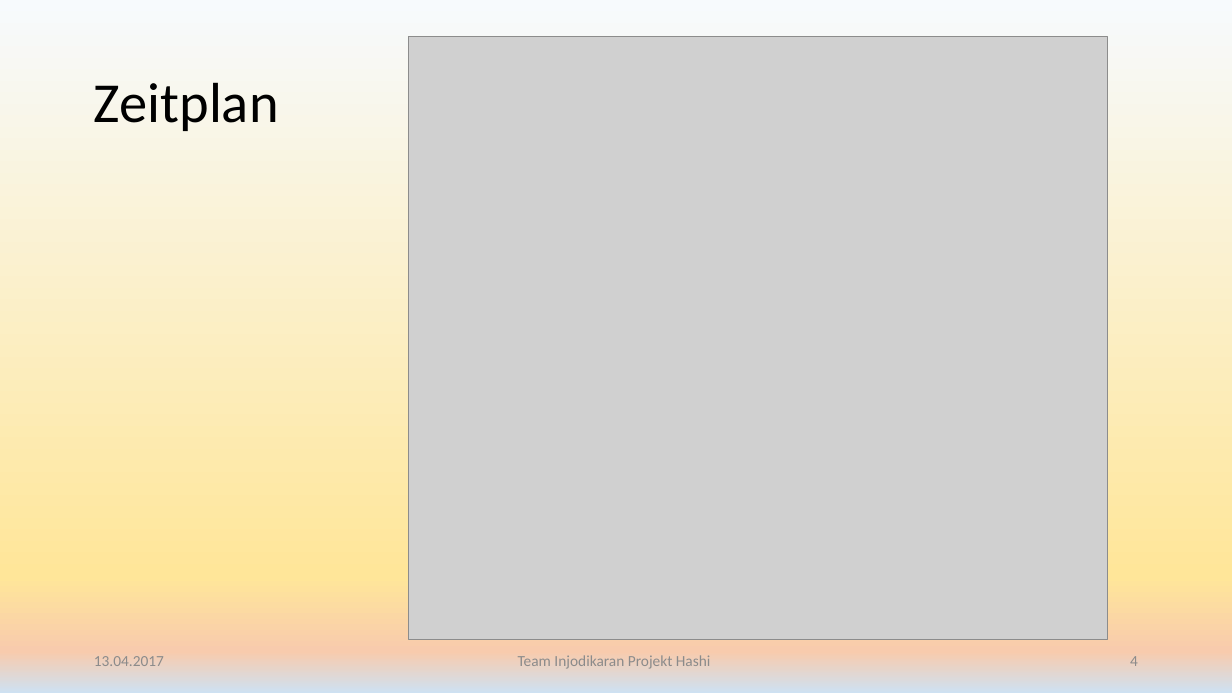
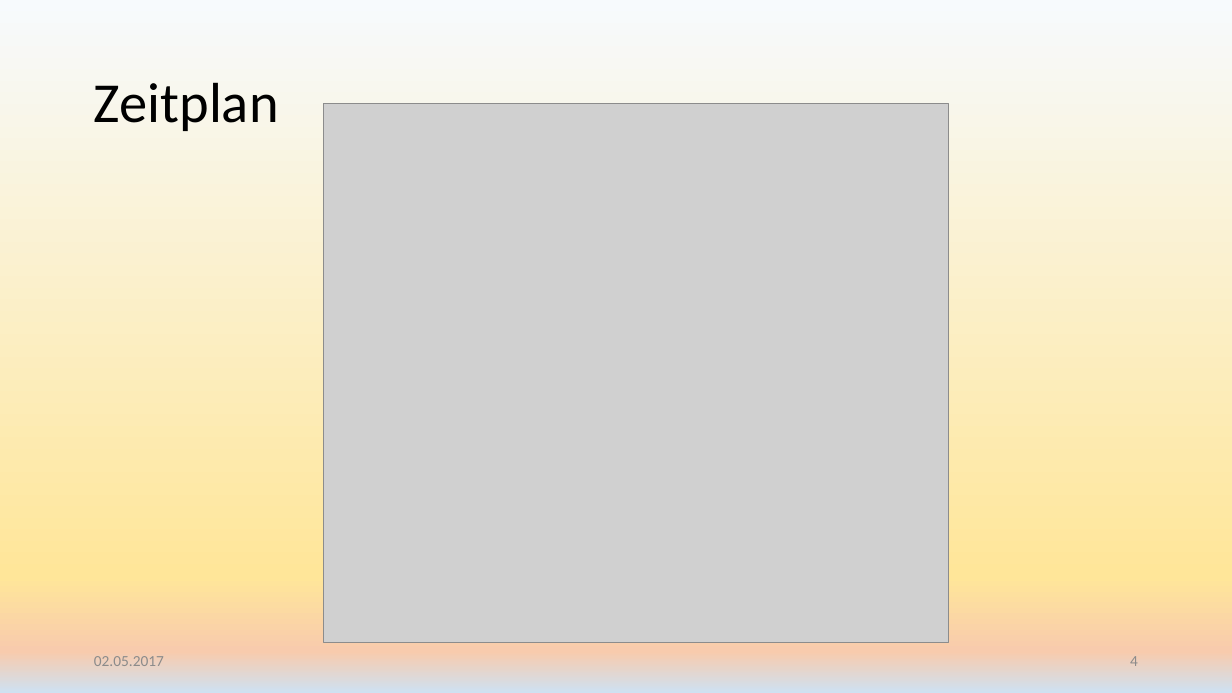
Before and after one commit to Injodikaran/AVR, a slide deck: slide 4 of Doku & Präsi/Präsentation Projekt Sudoku.pptx. Drawn at 1232x693 pixels with LibreOffice and Linux fonts; fonts in the diff are those of the drawing; grey boxes stand for pictures; background and template pictures are left out. Boxes give left, top, right and bottom in pixels: in the first picture for what was removed or moved away, otherwise in the second. Text is boxed around its words. In the diff, an @@ line names an element or a change of style, - is before the commit and + after.

```diff
--- a/Doku & Präsi/Präsentation Projekt Sudoku.pptx
+++ b/Doku & Präsi/Präsentation Projekt Sudoku.pptx
@@ picture: place and size @@
-picture at [409,37,1108,640]
+picture at [323,104,949,642]
@@ text at [94,656,164,666]: text changed @@
-13.04.2017
+02.05.2017
@@ text removed at [518,655,711,669] @@
-Team Injodikaran Projekt Hashi
```
Also in this commit, not shown: 10 other slides changed.
